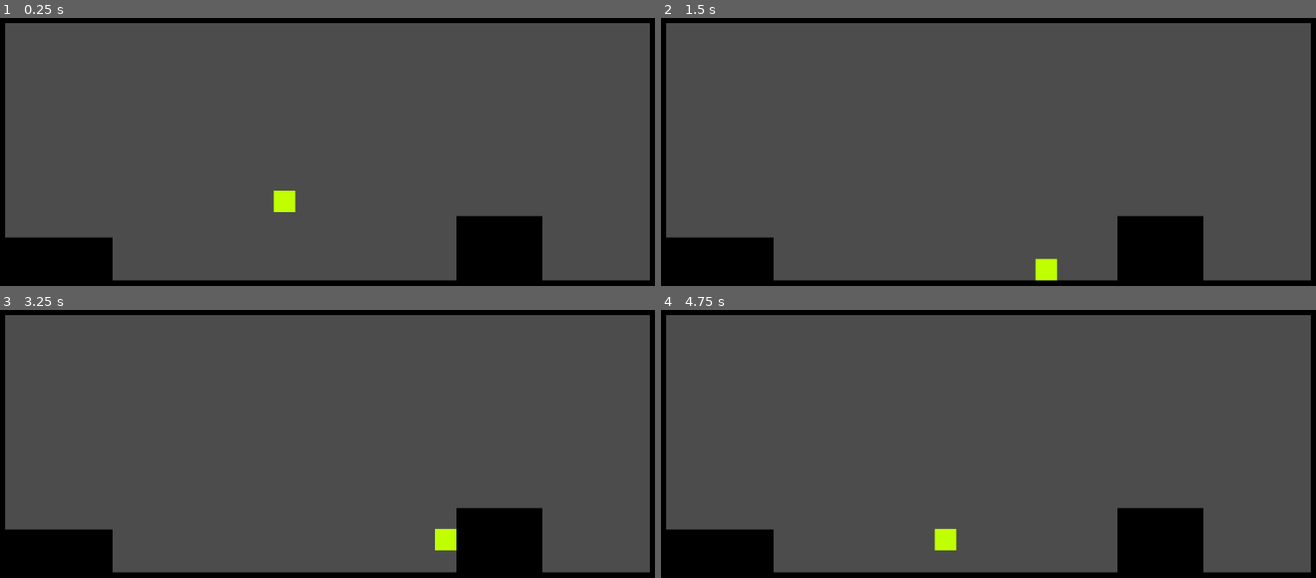
Above: before the commit, frames 1-4 (two rows, left to right).
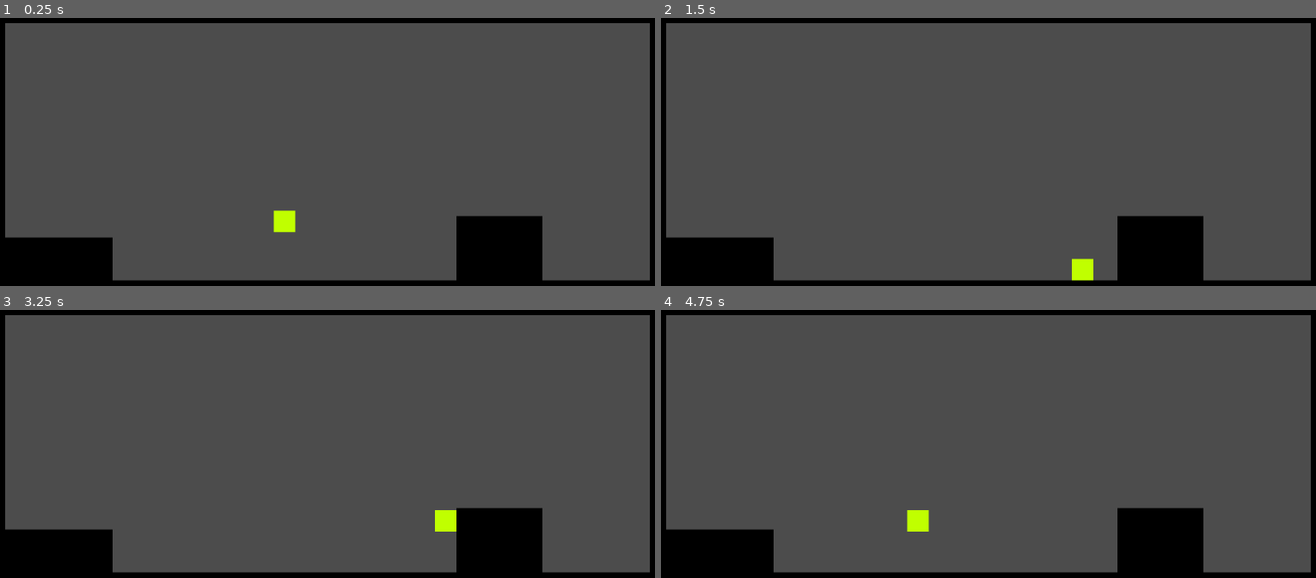
Above: after the commit, the same moments.

Repository: cameronac/KinematicBody2D_Tutorial
Game: Godot game, scene res://scenes/move and slide with snap/MoveAndSlideWithSnap.tscn
The game is run twice, just before and just after one commit, with the same random seed, the same clock (stepped at 60 frames per second) and the same inputs. The project has no main scene, so this scene is started directly.
Inputs:
- Up to frame 1 (0.25 s): no input
- Up to frame 2 (1.5 s): hold Right (ui_right) 0.53-1.28 s; tap Space (ui_select) at 0.77 s; hold Down (ui_down) from 1.28 s (still down)
- Up to frame 3 (3.25 s): tap Space (ui_select) at 1.52, 3.02 s; release Down (ui_down) at 2.03 s; hold Right (ui_right) 2.03-2.78 s; hold Up (ui_up) from 2.78 s (still down)
- Up to frame 4 (4.75 s): release Up (ui_up) at 3.53 s; hold Left (ui_left) from 3.53 s (still down); tap Space (ui_select) at 3.77, 4.52 s

The runs differ from the first frame. In frame 1, 0.5% of the frame differs, in the area x 41-46%, y 64-81%; in frame 2, 0.6%, in the area x 57-67%, y 89-99%; in frame 3, 0.5%; in frame 4, 0.6%.

Commit message:
Added Smooth Move and Slide With Snap Movement

Diff:
--- a/scenes/move and slide with snap/MoveAndSlideWithSnap.tscn
+++ b/scenes/move and slide with snap/MoveAndSlideWithSnap.tscn
@@ -38,6 +38,7 @@
 [node name="Player" type="KinematicBody2D" parent="."]
 position = Vector2( 448, 288 )
 script = ExtResource( 3 )
+jump_spd = 400
 
 [node name="Sprite" type="Sprite" parent="Player"]
 texture = ExtResource( 1 )
--- a/scenes/move and slide with snap/Player.gd
+++ b/scenes/move and slide with snap/Player.gd
@@ -1,15 +1,23 @@
-extends KinematicBody2D
+ extends KinematicBody2D
 
 #Nodes
 onready var jump_timer = get_node("JumpTimer");
 
+#Locks
+export var smooth_movement = true;
+
 #Movement Properties
-export var walk_spd: int = 200;
-export var jump_spd: int = 150;
-export var gravity_spd: int = 5; # This spd will be incremented until terminal velocity is reached
-export var terminal_velocity: int = 400; # Max amount of downward force
+export var walk_spd: int = 250;
+export var jump_spd: int = 300;
+export var gravity_spd: int = 20; # This spd will be incremented until terminal velocity is reached
+export var terminal_velocity: int = 500; # Max amount of downward force
 var velocity: Vector2; #Current Speed
 var snap_vector: Vector2; #Used to Snap to Surfaces using the move_and_slide_with_snap method
+
+#Smooth Movement Variables
+export var air_control: float = 25;
+export var horizontal_control = 15;
+export var friction: float = 10;
 
 #Input Variables
 var horizontal_input: int;
@@ -21,21 +29,17 @@
 #Movement Conditions
 var on_floor: bool = false;
 
-
-#TODO: Implement Smoother Movement using Move Towards
-
 #------------------------Built-in Methods------------------------
-func _physics_process(_delta):
+func _physics_process(delta):
 	update_input();
 	movement_checks();
-	update_actions();
+	update_actions(delta);
 	reset_input();
 #----------------------------------------------------------------
 
 #------------------------Main Methods------------------------
 #Update Input Variables
 func update_input():
-
 	if (Input.is_action_pressed("ui_right")):
 		horizontal_input += 1;
 
@@ -58,27 +62,40 @@
 		on_floor = false;
 
 #Checks input and applies the proper spds
-func update_actions():
+func update_actions(delta: float):
 
 	#Horizontal Movement
-	velocity.x += horizontal_input * walk_spd;
+	horizontal_movement();
 
 	#Vertical Movement
 	if (on_floor and space):
 		jump();
 		on_floor = false;
-	elif (velocity.y >= 0): #Not Moving Up: Then Apply Gravity
+	else:
 		apply_gravity();
 
 	move();
 
 func reset_input():
 	horizontal_input = 0;
-	velocity.x = 0;
 #-------------------------------------------------------------
 
 
 #------------------------Movement Methods------------------------
+func horizontal_movement():
+	if (!smooth_movement):
+		if (horizontal_input != 0):
+			velocity.x = horizontal_input * walk_spd;
+		else:
+			velocity.x = 0;
+	else:
+		if (horizontal_input != 0 and on_floor):
+			velocity.x = move_toward(velocity.x, horizontal_input * walk_spd, horizontal_control);
+		elif(horizontal_input != 0 and !on_floor):
+			velocity.x = move_toward(velocity.x, horizontal_input * walk_spd, air_control);
+		elif (on_floor):
+			velocity.x = move_toward(velocity.x, 0, friction);
+
 #Add to velocity and increment it's downward spd
 func apply_gravity():
 	if (velocity.y < terminal_velocity):
@@ -98,4 +115,5 @@
 
 #------------------------Connections------------------------
 func _on_JumpTimer_timeout():
-	velocity.y = 0;
+	#velocity.y = 0;
+	pass
